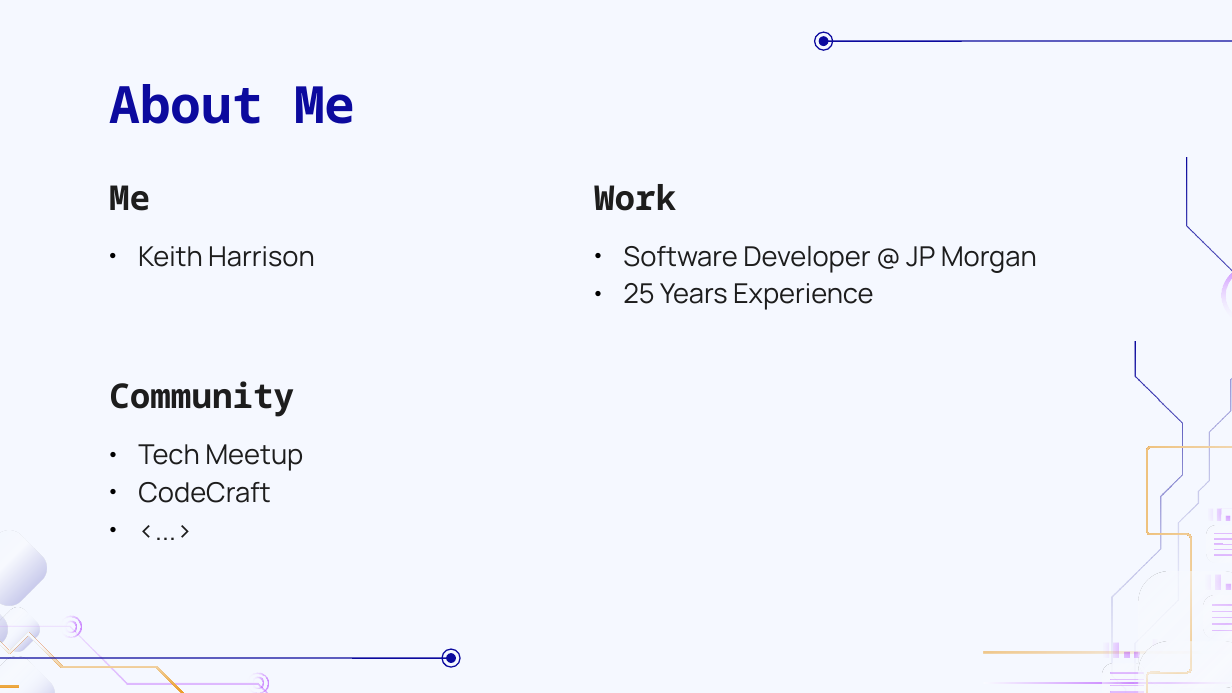
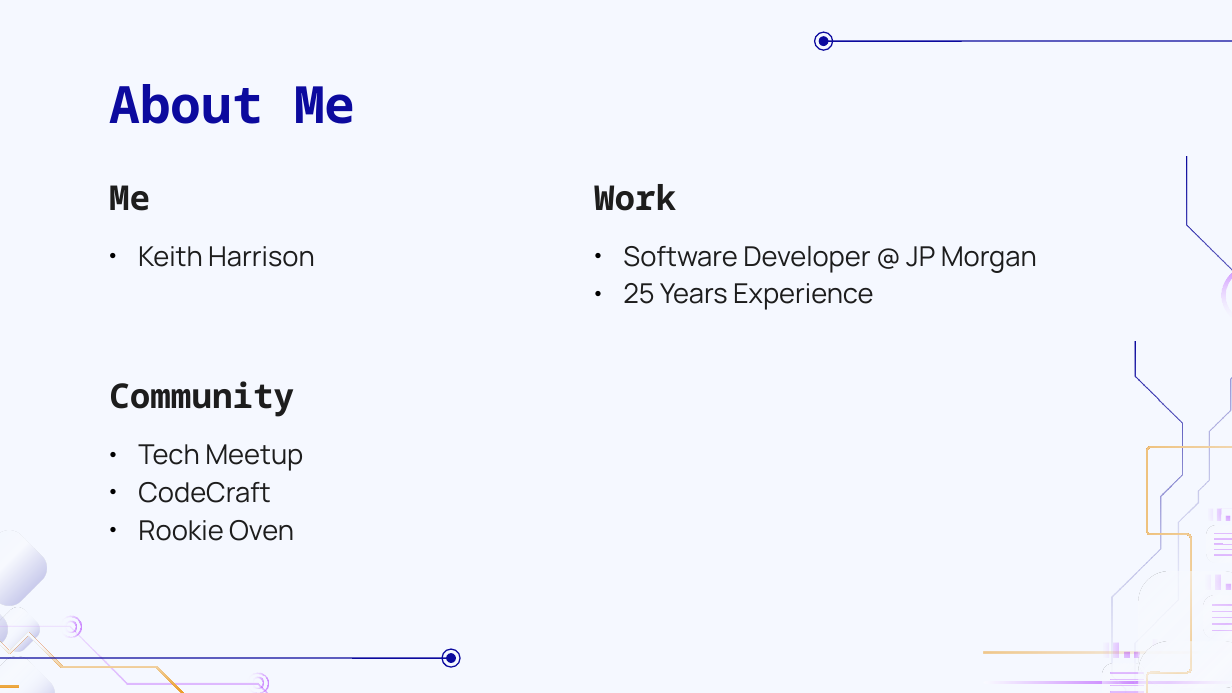
Before and after one commit to keithharrisonuk/Presentations, a slide deck: slide 2 of Software Development Best Practices Talk/Best Practice Talk.odp. Drawn at 1232x693 pixels with LibreOffice and Linux fonts; fonts in the diff are those of the drawing; background and template pictures are left out. Boxes give left, top, right and bottom in pixels: in the first picture for what was removed or moved away, otherwise in the second. Text is boxed around its words. In the diff, an @@ line names an element or a change of style, - is before the commit and + after.

```diff
--- a/Software Development Best Practices Talk/Best Practice Talk.odp
+++ b/Software Development Best Practices Talk/Best Practice Talk.odp
@@ text at (138, 520, 294, 541): text changed @@
-● <...>
+● Rookie Oven
```
Also in this commit, not shown: 8 other slides changed, 6 slides added, 2 slides removed.
